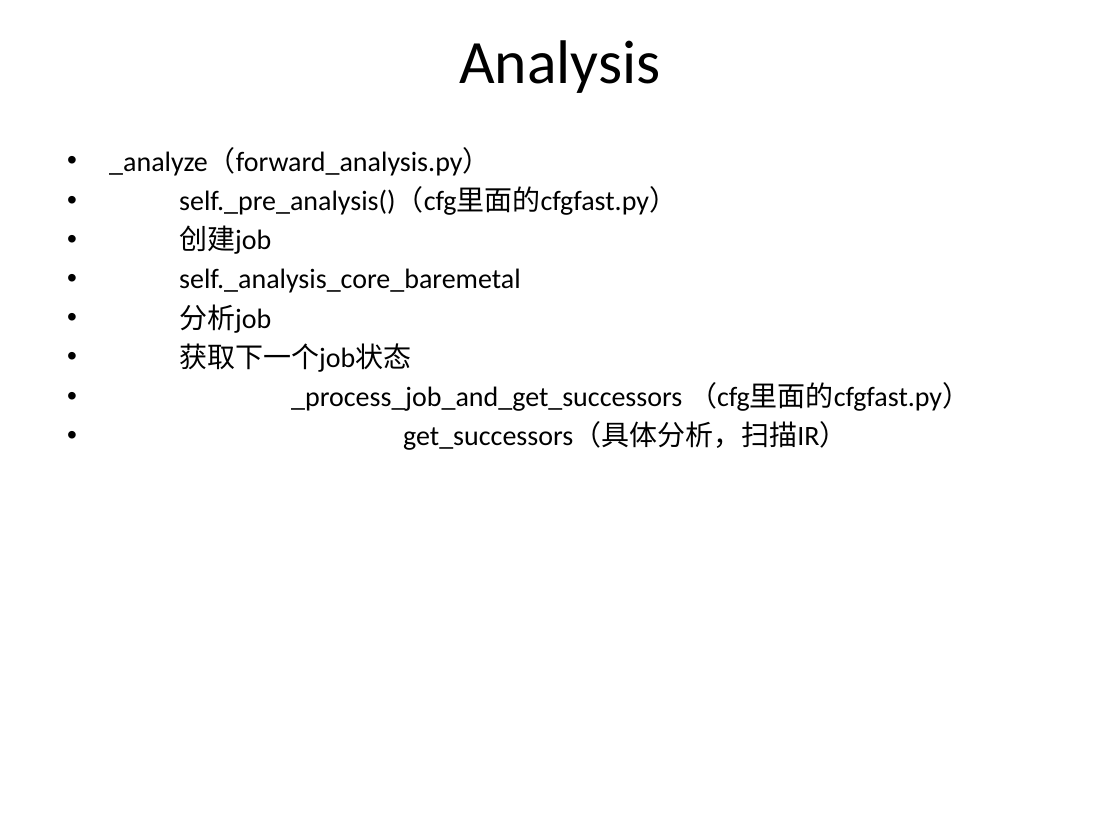
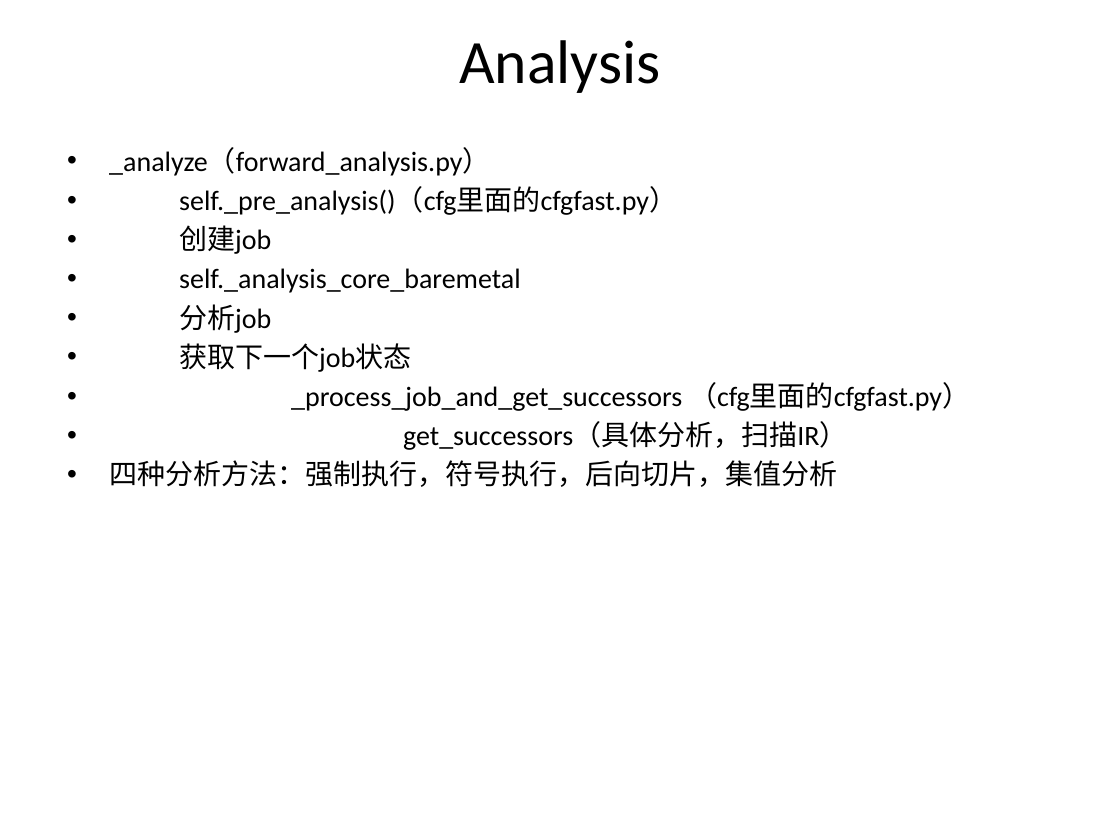
Before and after one commit to another1024/angr-analysis, a slide deck: slide 3 of 框架分析/angr分析.pptx. Drawn at 1120x840 pixels with LibreOffice and Linux fonts; fonts in the diff are those of the drawing. Boxes give left, top, right and bottom in pixels: in the first picture for what was removed or moved away, otherwise in the second. Text is boxed around its words. In the diff, an @@ line names an element or a change of style, - is before the commit and + after.

```diff
--- a/框架分析/angr分析.pptx
+++ b/框架分析/angr分析.pptx
@@ text at box(109, 460, 837, 487): paragraph added @@
+• 四种分析方法：强制执行，符号执行，后向切片，集值分析
```
Also in this commit, not shown: 4 other files.
